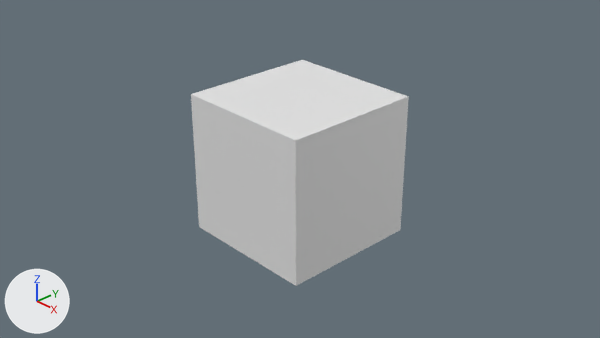
Two versions of the Blender file data/blender_gen/generate_dataset.blend, one commit apart.
Rendered twice from the file's camera 'Camera'. The axes (+X, +Y, +Z) are drawn at lower left. The lights are the same throughout. The older version comes first.
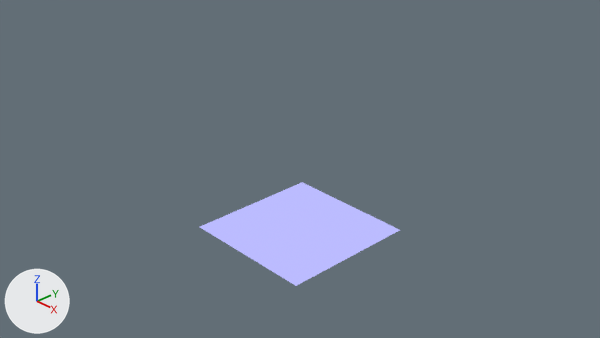
The newer file is also rescaled (x1.25), turned or shifted as a whole; pictures and numbers use the older file's frame.

Changed parts and their boxes [x1, y1, x2, y2] in the pictures (600 x 338 px):
'Cube', reshaped (8% narrower, 54% shorter): before [191, 60, 409, 286]; after [200, 182, 400, 286]
part 1 of me_cube, cut back: before [191, 60, 409, 286]
part 2 of me_cube, recoloured (blue): after [200, 182, 400, 286]

What changed in the scene script:
```text
Add mat_m_normal:
    mat_m_normal = bpy.data.materials.new('M_Normal')
    # nodes: Bump, Emission, OutputMaterial, TexVoronoi, VectorMath
Change me_cube:
    used by ob_cube; location = (0.0, 0.0, 0.0)
    verts and faces of me_cube; kept vertices keep their numbers, new ones are numbered from 8
    before: 0 (1.0, 1.0, 1.0) at pixel (408, 96), 1 (1.0, 1.0, -1.0) at pixel (400, 230), 2 (1.0, -1.0, 1.0) at pixel (295, 140), 3 (1.0, -1.0, -1.0) at pixel (296, 286), 4 (-1.0, 1.0, 1.0) at pixel (302, 59)
    before: 5 (-1.0, 1.0, -1.0), 6 (-1.0, -1.0, 1.0) at pixel (190, 94), 7 (-1.0, -1.0, -1.0) at pixel (199, 227)
    remove me_cube.from_pydata(...)  # 8 vertices, 6 faces; spans x -1.0..1.0, y -1.0..1.0, z -1.0..1.0
    remove me_cube.materials.append(mat_material)  # white #e7e7e7
    add me_cube.from_pydata(...)  # 4 vertices, 1 face; spans x -1.0..1.0, y -1.0..1.0, z -1.0
    me_cube part 1
    add delete_vertices([0, 2, 4, 6])  # with the faces that use them
    add delete_faces([(1, 3, 7, 5)])
    add faces += [(1, 5, 7, 3)]
    me_cube part 2: 1 face spanning x -1.0..1.0, y -1.0..1.0, z -1.0 switches from mat_material (white #e7e7e7) to mat_m_normal
    add me_cube.materials.append(mat_m_normal)
```
